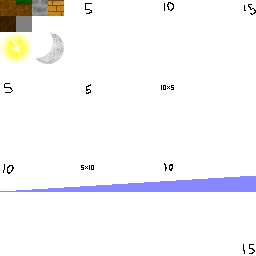
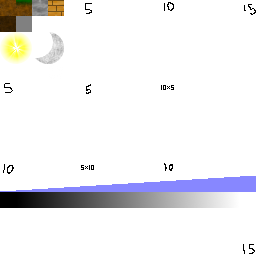
The second 256 x 256 image is a revision of the first. Changes to its layers:
painted on "Background" over [0, 192, 238, 208]
